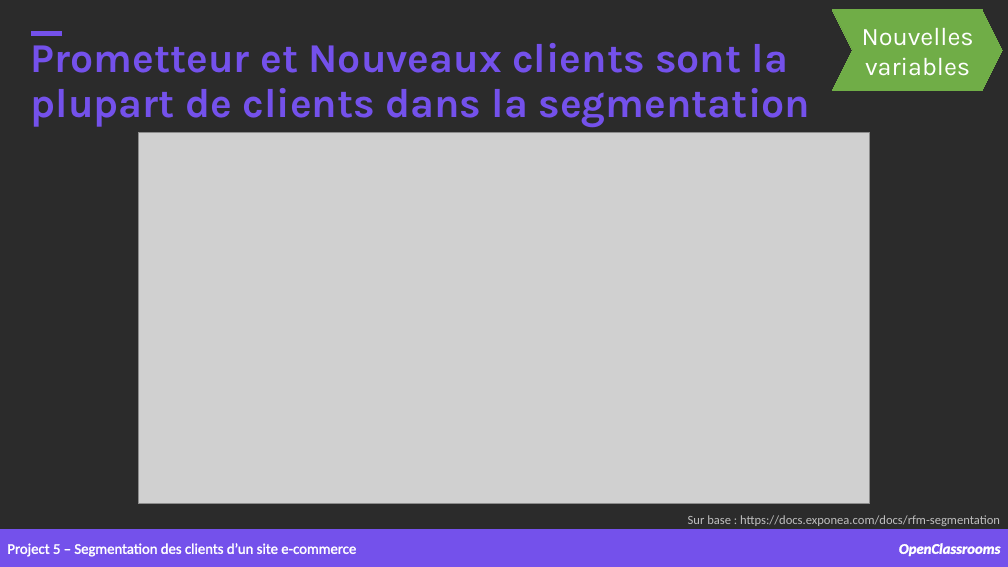
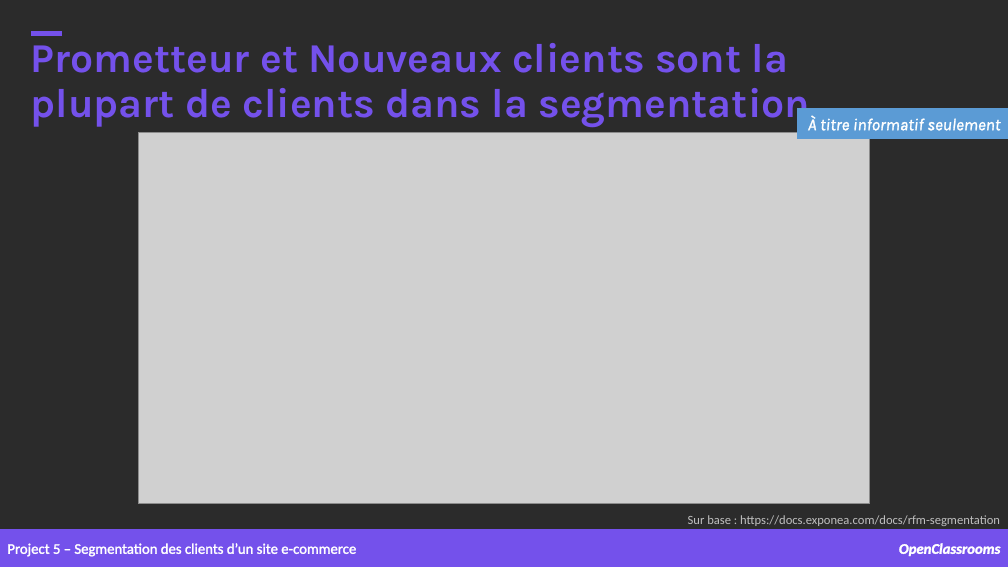
Before and after one commit to samirhinojosa/OC-P5-segment-customers-of-website, a slide deck: slide 19 of supports/P5_presentation_final.pptx. Drawn at 1008x567 pixels with LibreOffice and Linux fonts; fonts in the diff are those of the drawing; grey boxes stand for pictures; background and template pictures are left out; a plain dark background stands for a picture behind light text. Boxes give left, top, right and bottom in pixels: in the first picture for what was removed or moved away, otherwise in the second. Text is boxed around its words. In the diff, an @@ line names an element or a change of style, - is before the commit and + after.

```diff
--- a/supports/P5_presentation_final.pptx
+++ b/supports/P5_presentation_final.pptx
@@ freeform shape removed at [833,10,1003,90] @@
@@ text removed at [862,28,974,76] @@
-Nouvelles variables
@@ rectangle added at [798,109,1008,138], fill #5B9BD5, outline #5B9BD5 1 pt @@
@@ text added at [808,115,1000,131], 16 pt, text #FFFFFF, italic @@
+À titre informatif seulement
```
Also in this commit, not shown: 8 other slides changed.
